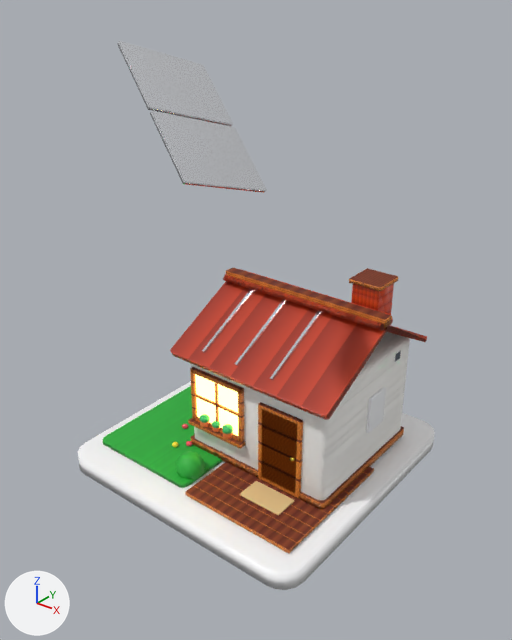
Two versions of the Blender file assets/3d/casa_isometrica.blend, one commit apart.
Before and after are seen from a 50 mm camera at (7.67, -9.72, 8.77) aimed at (0.4, -0.64, 3.14). The lights are fixed; the arrows at lower left show +X, +Y and +Z. The picture after the commit comes second.

Before the edit, the objects in view are built like this:
```python
ob_cube_014 = bpy.data.objects.new('Cube.014', me_cube_040)
ob_cube_014.parent = ob_solar_inverter
ob_cube_014.location = (2.37, 0.6, 1.45)
ob_cube_014.scale = (0.02, 0.35, 0.22)
ob_panel_cells_0 = bpy.data.objects.new('Panel_Cells_0', me_cube_036)
ob_panel_cells_0.parent = ob_solar_panel_assembly
ob_panel_cells_0.location = (-0.15, -0.446, 2.924)
ob_panel_cells_0.rotation_euler = (0.489, 0.0, 0.0)  # degrees (28, 0, 0)
ob_panel_cells_0.scale = (0.98, 1.42, 0.02)
ob_panel_cells_1 = bpy.data.objects.new('Panel_Cells_1', me_cube_038)
ob_panel_cells_1.parent = ob_solar_panel_assembly
ob_panel_cells_1.location = (0.95, -0.446, 2.924)
ob_panel_cells_1.rotation_euler = (0.489, 0.0, 0.0)  # degrees (28, 0, 0)
ob_panel_cells_1.scale = (0.98, 1.42, 0.02)
ob_panel_frame_0 = bpy.data.objects.new('Panel_Frame_0', me_cube_035)
ob_panel_frame_0.parent = ob_solar_panel_assembly
ob_panel_frame_0.location = (-0.15, -0.439, 2.91)
ob_panel_frame_0.rotation_euler = (0.489, 0.0, 0.0)  # degrees (28, 0, 0)
ob_panel_frame_0.scale = (1.05, 1.5, 0.05)
ob_panel_frame_1 = bpy.data.objects.new('Panel_Frame_1', me_cube_037)
ob_panel_frame_1.parent = ob_solar_panel_assembly
ob_panel_frame_1.location = (0.95, -0.439, 2.91)
ob_panel_frame_1.rotation_euler = (0.489, 0.0, 0.0)  # degrees (28, 0, 0)
ob_panel_frame_1.scale = (1.05, 1.5, 0.05)
ob_roof_back_slope = bpy.data.objects.new('Roof_Back_Slope', me_cube_028)
ob_roof_back_slope.location = (0.7, 1.18, 2.8)
ob_roof_back_slope.rotation_euler = (-0.489, 0.0, 0.0)  # degrees (-28, 0, 0)
ob_roof_back_slope.scale = (3.6, 2.3, 0.12)
ob_solar_panel_assembly = bpy.data.objects.new('Solar_Panel_Assembly', None)
ob_solar_panel_assembly.location = (1.203, -2.911, 7.11)
ob_solar_panel_assembly.rotation_euler = (0.367, 3.87, -0.311)  # degrees (21, 222, -18)
# also in view: 'Deck_Plank_1' at (1.25, -1.97, 0.06); 'Cube.001' at (1.35, -1.13, 0.95); 'Deck_Plank_0' at (1.25, -2.2, 0.06); 'House_Body' at (0.7, 0.4, 1.25); 'Cube' at (1.35, -1.11, 0.95)
```
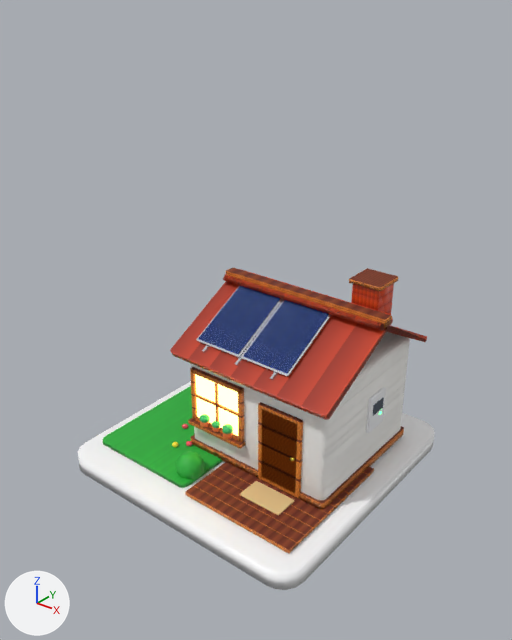
Not visible in the pictures: 'Inverter_LED'.

ob_solar_panel_assembly is not drawn itself; it is the parent of ob_panel_frame_0, ob_panel_cells_0, ob_panel_frame_1, ob_panel_cells_1.

Location of each change, (x1, y1, x2, y2) in pixels of the pictures (512 x 640 px):
'Panel_Frame_0', moved, turned, rescaled
    before: (150, 111, 267, 193)
    after: (196, 286, 283, 358)
'Panel_Frame_1', moved, turned, rescaled, modifiers changed
    before: (117, 41, 233, 126)
    after: (241, 300, 332, 377)
'Panel_Cells_1', surface changed, moved, turned, rescaled, modifiers changed (not visible before)
    after: (244, 300, 329, 373)
'Panel_Cells_0', surface changed, moved, turned, rescaled, modifiers changed (not visible before)
    after: (198, 286, 280, 354)
'Cube.014', moved
    before: (395, 350, 401, 362)
    after: (373, 398, 384, 416)

Patch to the scene script:
```diff
--- a/assets/3d/casa_isometrica.blend.py
+++ b/assets/3d/casa_isometrica.blend.py
@@ me_cube_036 @@
 me_cube_036.from_pydata(...)  # 8 vertices, 6 faces; spans x -0.5..0.5, y -0.5..0.5, z -0.5..0.5
 # used by ob_panel_cells_0; parent = ob_solar_panel_assembly; location = (-0.15, -0.446, 2.924); rotation_euler = (0.489, 0.0, 0.0), in degrees (28, 0, 0); scale = (0.98, 1.42, 0.02)
+# me_cube_036 part 1: texture (UV) coordinates of 6 of 6 faces, centred in x -0.5..0.5, y -0.5..0.5, z -0.5..0.5, changed; they spanned u 0.12..0.88, v 0.0..1.0 and now span u 0.0..0.5, v 0.0..1.0
 me_cube_036.materials.append(mat_mat_solar_pbr)
@@ me_cube_038 @@
 me_cube_038.from_pydata(...)  # 8 vertices, 6 faces; spans x -0.5..0.5, y -0.5..0.5, z -0.5..0.5
 # used by ob_panel_cells_1; parent = ob_solar_panel_assembly; location = (0.95, -0.446, 2.924); rotation_euler = (0.489, 0.0, 0.0), in degrees (28, 0, 0); scale = (0.98, 1.42, 0.02)
+# me_cube_038 part 2: texture (UV) coordinates of 6 of 6 faces, centred in x -0.5..0.5, y -0.5..0.5, z -0.5..0.5, changed; they spanned u 0.12..0.88, v 0.0..1.0 and now span u 0.0..0.5, v 0.0..1.0
 me_cube_038.materials.append(mat_mat_solar_pbr)
@@ ob_solar_panel_assembly @@
 ob_solar_panel_assembly = bpy.data.objects.new('Solar_Panel_Assembly', None)
-ob_solar_panel_assembly.location = (1.203, -2.911, 7.11)
-ob_solar_panel_assembly.rotation_euler = (0.367, 3.87, -0.311)  # degrees (21, 222, -18)
+ob_solar_panel_assembly.location = (0.4, -0.435, 2.904)
+ob_solar_panel_assembly.rotation_euler = (0.489, 0.0, 0.0)  # degrees (28, 0, 0)
@@ ob_panel_frame_0 @@
 ob_panel_frame_0.matrix_parent_inverse = Matrix(((1.0, 0.0, 0.0, -0.4), (0.0, 0.883, 0.469, -0.979), (0.0, -0.469, 0.883, -2.776), (0.0, 0.0, 0.0, 1.0)))
-ob_panel_frame_0.location = (-0.15, -0.439, 2.91)
+ob_panel_frame_0.location = (-0.15, -0.435, 2.904)
 ob_panel_frame_0.rotation_euler = (0.489, 0.0, 0.0)  # degrees (28, 0, 0)
-ob_panel_frame_0.scale = (1.05, 1.5, 0.05)
+ob_panel_frame_0.scale = (1.05, 1.5, 0.035)
 _m = ob_panel_frame_0.modifiers.new('Bevel', 'BEVEL')
@@ ob_panel_cells_0 @@
 ob_panel_cells_0.matrix_parent_inverse = Matrix(((1.0, 0.0, 0.0, -0.4), (0.0, 0.883, 0.469, -0.979), (0.0, -0.469, 0.883, -2.776), (0.0, 0.0, 0.0, 1.0)))
-ob_panel_cells_0.location = (-0.15, -0.446, 2.924)
+ob_panel_cells_0.location = (-0.15, -0.447, 2.926)
 ob_panel_cells_0.rotation_euler = (0.489, 0.0, 0.0)  # degrees (28, 0, 0)
-ob_panel_cells_0.scale = (0.98, 1.42, 0.02)
+ob_panel_cells_0.scale = (0.98, 1.42, 0.016)
+_m = ob_panel_cells_0.modifiers.new('Bevel', 'BEVEL')
+_m.width = 0.004
+_m.width_pct = 0.004
+_m.angle_limit = 0.611
@@ ob_panel_frame_1 @@
 ob_panel_frame_1.parent = ob_solar_panel_assembly
-ob_panel_frame_1.matrix_parent_inverse = Matrix(((1.0, 0.0, 0.0, -0.4), (0.0, 0.883, 0.469, -0.979), (0.0, -0.469, 0.883, -2.776), (0.0, 0.0, 0.0, 1.0)))
-ob_panel_frame_1.location = (0.95, -0.439, 2.91)
+ob_panel_frame_1.matrix_parent_inverse = Matrix(((1.0, 0.0, 0.0, -0.4), (0.0, 0.883, 0.469, -0.979), (0.0, -0.469, 0.883, -2.768), (0.0, 0.0, 0.0, 1.0)))
+ob_panel_frame_1.location = (0.95, -0.435, 2.904)
 ob_panel_frame_1.rotation_euler = (0.489, 0.0, 0.0)  # degrees (28, 0, 0)
-ob_panel_frame_1.scale = (1.05, 1.5, 0.05)
+ob_panel_frame_1.scale = (1.05, 1.5, 0.035)
 _m = ob_panel_frame_1.modifiers.new('Bevel', 'BEVEL')
-_m.width = 0.012
-_m.width_pct = 0.012
+_m.width = 0.01
+_m.width_pct = 0.01
 _m.segments = 2
@@ ob_panel_cells_1 @@
 ob_panel_cells_1.parent = ob_solar_panel_assembly
-ob_panel_cells_1.matrix_parent_inverse = Matrix(((1.0, 0.0, 0.0, -0.4), (0.0, 0.883, 0.469, -0.979), (0.0, -0.469, 0.883, -2.776), (0.0, 0.0, 0.0, 1.0)))
-ob_panel_cells_1.location = (0.95, -0.446, 2.924)
+ob_panel_cells_1.matrix_parent_inverse = Matrix(((1.0, 0.0, 0.0, -0.4), (0.0, 0.883, 0.469, -0.979), (0.0, -0.469, 0.883, -2.768), (0.0, 0.0, 0.0, 1.0)))
+ob_panel_cells_1.location = (0.95, -0.447, 2.926)
 ob_panel_cells_1.rotation_euler = (0.489, 0.0, 0.0)  # degrees (28, 0, 0)
-ob_panel_cells_1.scale = (0.98, 1.42, 0.02)
+ob_panel_cells_1.scale = (0.98, 1.42, 0.016)
+_m = ob_panel_cells_1.modifiers.new('Bevel', 'BEVEL')
+_m.width = 0.004
+_m.width_pct = 0.004
+_m.angle_limit = 0.611
@@ ob_cube_014 @@
 ob_cube_014.parent = ob_solar_inverter
+ob_cube_014.matrix_parent_inverse = Matrix(((12.5, 0.0, 0.0, -29.0), (0.0, 1.818, 0.0, -1.091), (0.0, 0.0, 1.333, -1.8), (0.0, 0.0, 0.0, 1.0)))
 ob_cube_014.location = (2.37, 0.6, 1.45)
@@ ob_inverter_led @@
+ob_inverter_led = bpy.data.objects.new('Inverter_LED', me_cylinder_003)
+ob_inverter_led.parent = ob_solar_inverter
+ob_inverter_led.location = (2.37, 0.72, 1.25)
+ob_inverter_led.rotation_euler = (0.0, 1.571, 0.0)  # degrees (0, 90, 0)
```
